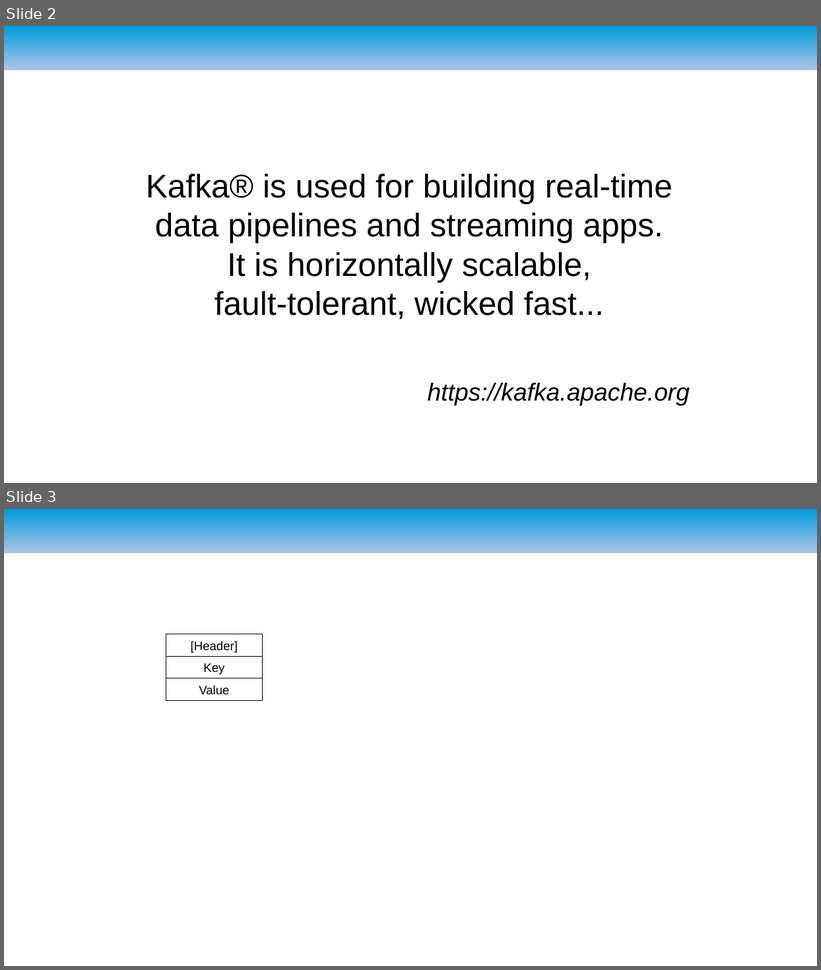
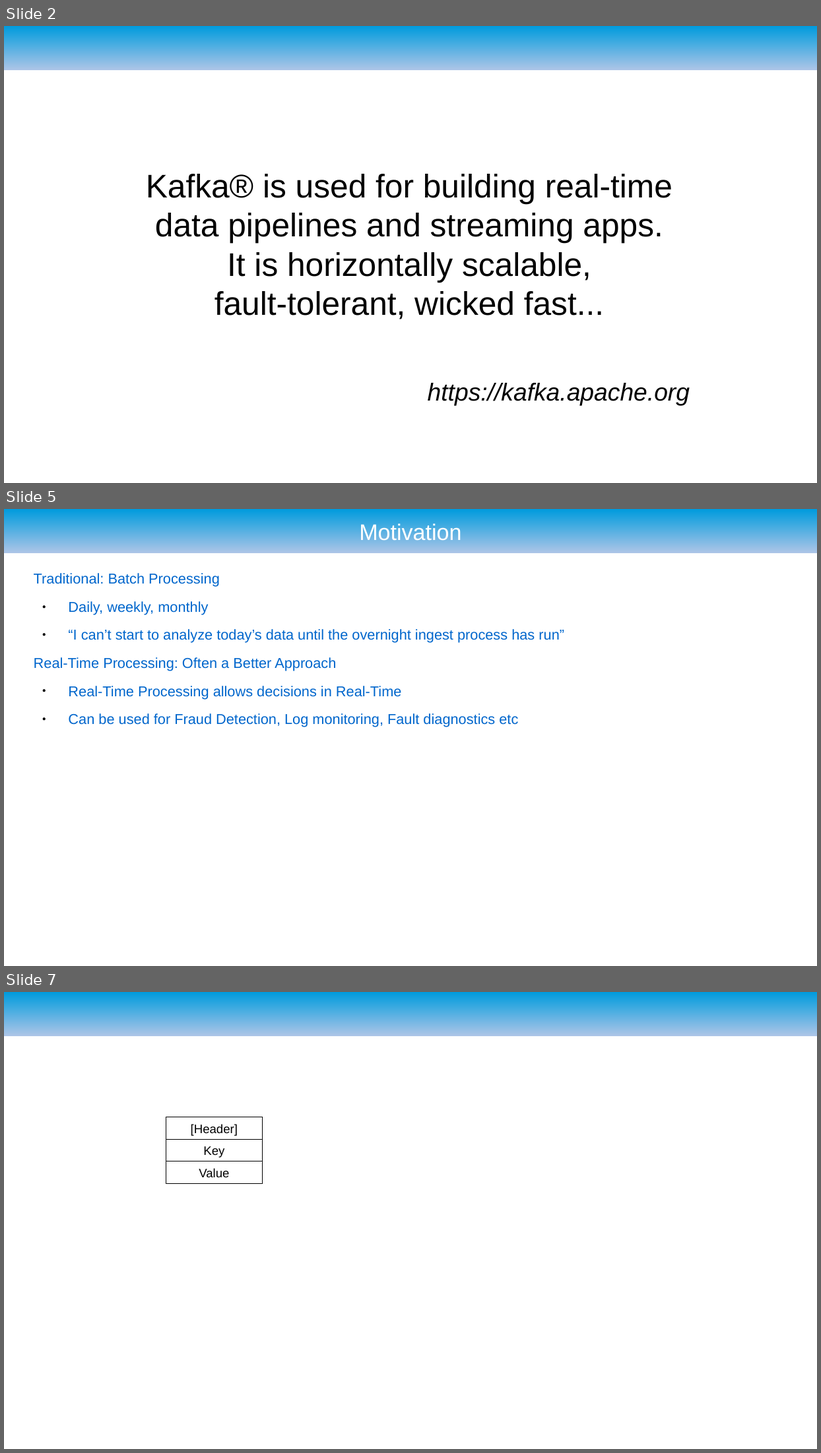
Before and after one commit to ryzlab/kafka-kompetensdag, a slide deck: kafka-demo/presentation.odp. Shown one above the other, each under a label of ours: slides 2 and 3 before the commit, slides 2, 5 and 7 after it; the slides between them are not shown. The pictures are 821x970 and 821x1453 pixels, drawn with LibreOffice and Linux fonts; fonts in the diff are those of the drawing; background and template pictures are left out. Boxes give left, top, right and bottom in pixels: in the first picture for what was removed or moved away, otherwise in the second. Text is boxed around its words. In the diff, an @@ line names an element or a change of style, - is before the commit and + after.

```diff
--- a/kafka-demo/presentation.odp
+++ b/kafka-demo/presentation.odp
@@ slide 5 added at [4, 509, 817, 966], background #FFFFFF; not listed: 1 template element that a slide beside it also shows @@
@@ title added at [359, 522, 461, 541], 22 pt, text #FFFFFF @@
+Motivation
@@ text added at [34, 573, 564, 727], 14 pt, text #0066CC @@
+Traditional: Batch Processing
+● Daily, weekly, monthly
+● “I can’t start to analyze today’s data until the overnight ingest process has run”
+Real-Time Processing: Often a Better Approach
+● Real-Time Processing allows decisions in Real-Time
+● Can be used for Fraud Detection, Log monitoring, Fault diagnostics etc
@@ what was slide 3 is now slide 7 @@
```
Also in this commit, not shown: 2 slides changed, 4 other slides added.
